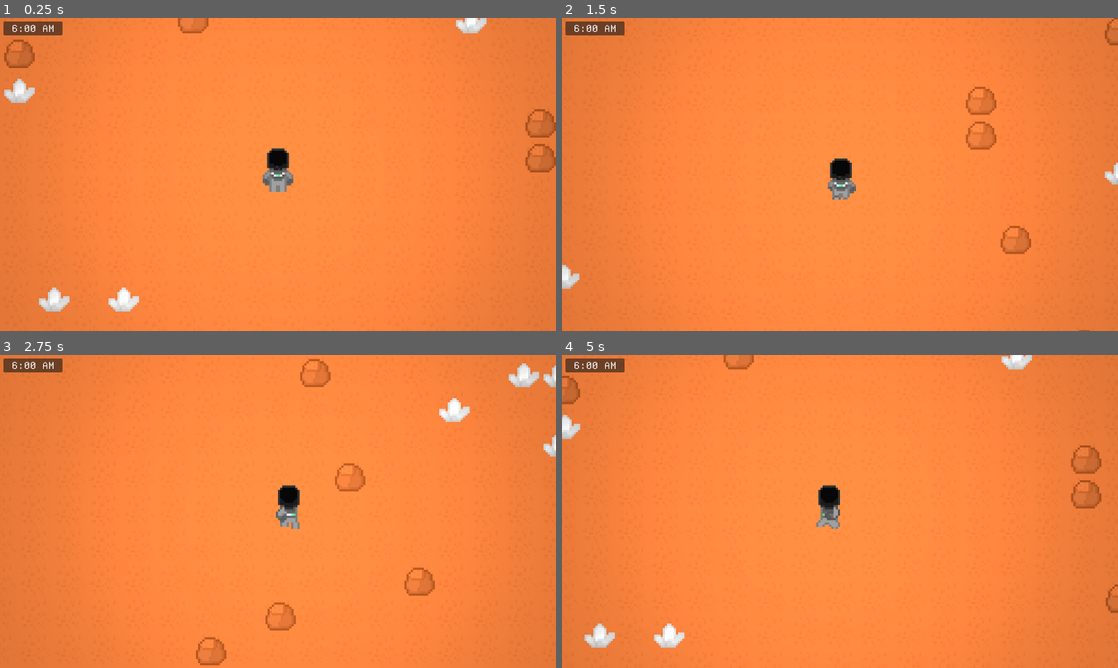
Above: before the commit, frames 1-4 (two rows, left to right).
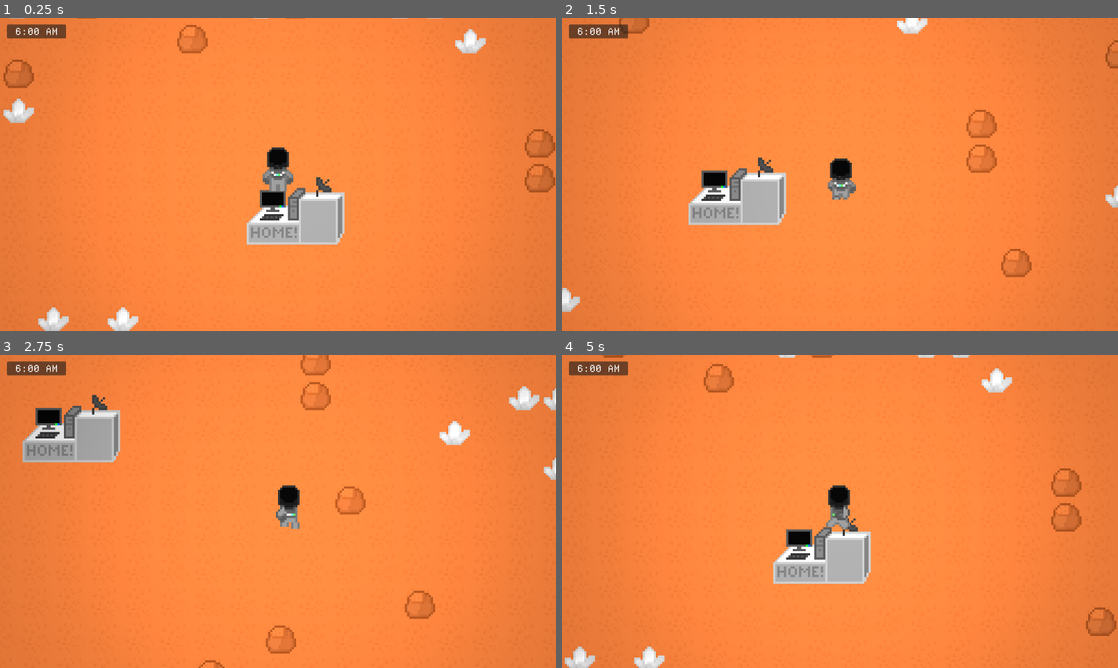
Above: after the commit, the same moments.

Repository: minotaa/coloma-co
Game: Godot game, scene res://scenes/map.tscn
The game is run twice, just before and just after one commit, with the same random seed, the same clock (stepped at 60 frames per second) and the same inputs.
Inputs (mouse positions are in pixels of both pictures, inside the frame that each line leads up to):
- Up to frame 1 (0.25 s): no input
- Up to frame 2 (1.5 s): move the mouse to (962, 158) at 0.52 s; press the mouse at (962, 158) at 0.53 s; hold D (right) 0.53-1.28 s; move the mouse to (728, 190) at 1.27 s; release the mouse at (728, 190) at 1.28 s; hold Down (down) from 1.28 s (still down); click (728, 190) at 1.35 s
- Up to frame 3 (2.75 s): move the mouse to (333, 442) at 2.02 s; release Down (down) at 2.03 s; press the mouse at (333, 442) at 2.03 s; hold D (right) from 2.03 s (still down)
- Up to frame 4 (5 s): move the mouse to (812, 574) at 2.77 s; release D (right) at 2.78 s; release the mouse at (812, 574) at 2.78 s; hold Up (up) 2.78-3.53 s; click (812, 574) at 2.85 s; move the mouse to (1006, 558) at 3.52 s; press the mouse at (1006, 558) at 3.53 s; hold Left (left) from 3.53 s (still down); move the mouse to (673, 464) at 4.27 s; release the mouse at (673, 464) at 4.28 s; click (673, 464) at 4.35 s

The runs differ from the first frame. In frame 1, 7.1% of the frame differs, in the area x 0-100%, y 0-100%; in frame 2, 5.7%; in frame 3, 6.7%; in frame 4, 7.7%.

Commit message:
change keybind, add a temporary home base that spawns at origin, change some sounds

Diff:
--- a/project.godot
+++ b/project.godot
@@ -81,7 +81,7 @@
 }
 open_inventory={
 "deadzone": 0.2,
-"events": [Object(InputEventKey,"resource_local_to_scene":fa …(140 unchanged characters)… d":false,"keycode":0,"physical_keycode":69,"key_label":0,"unicode":101,"location":0,"echo":false,"script":null)
+"events": [Object(InputEventKey,"resource_local_to_scene":fa …(140 unchanged characters)… d":false,"keycode":0,"physical_keycode":4194306,"key_label":0,"unicode":0,"location":0,"echo":false,"script":null)
 ]
 }
 
--- a/scenes/map.tscn
+++ b/scenes/map.tscn
@@ -1,8 +1,9 @@
-[gd_scene load_steps=9 format=4 uid="uid://dfydxhpofisbq"]
+[gd_scene load_steps=11 format=4 uid="uid://dfydxhpofisbq"]
 
 [ext_resource type="Script" uid="uid://b7yd3o6t1kpi" path="res://scripts/game.gd" id="1_gldc4"]
 [ext_resource type="Texture2D" uid="uid://b602snonljd6m" path="res://assets/sprites/tiles.png" id="1_wya76"]
 [ext_resource type="PackedScene" uid="uid://bma6r3uqptx6d" path="res://scenes/player.tscn" id="2_swvo3"]
+[ext_resource type="Texture2D" uid="uid://dnbjtqxc85agm" path="res://assets/sprites/home.png" id="3_0cso3"]
 
 [sub_resource type="TileSetAtlasSource" id="TileSetAtlasSource_caxrt"]
 texture = ExtResource("1_wya76")
@@ -28,6 +29,14 @@
 2:0/0/custom_data_1 = 1
 2:0/0/custom_data_2 = 5.0
 
+[sub_resource type="TileSetAtlasSource" id="TileSetAtlasSource_2klcf"]
+texture = ExtResource("3_0cso3")
+0:0/size_in_atlas = Vector2i(3, 2)
+0:0/0 = 0
+0:0/0/physics_layer_0/polygon_0/points = PackedVector2Array(-17.2664, -9.89223, -5.2159, -10.0721, -2.23356, -8, 0.203051, -11.0155, 4.26407, -10.8125, 4.56865, -9.08654, 22.1326, -8.98501, 21.828, 9.69569, 19.2449, 12.2304, -22.8421, 12.5901, -22.7417, 5.27933, -15.7365, -1.82746, -16.9067, -2.1583)
+0:0/0/custom_data_1 = -1
+0:0/0/custom_data_2 = 9999.0
+
 [sub_resource type="TileSet" id="TileSet_vt6tk"]
 occlusion_layer_0/light_mask = 1
 physics_layer_0/collision_layer = 9
@@ -39,6 +48,7 @@
 custom_data_layer_2/name = "hardness"
 custom_data_layer_2/type = 3
 sources/0 = SubResource("TileSetAtlasSource_q3y61")
+sources/1 = SubResource("TileSetAtlasSource_2klcf")
 
 [node name="Game" type="Node2D"]
 texture_filter = 1
@@ -55,6 +65,7 @@
 [node name="Tiles" type="TileMapLayer" parent="."]
 z_index = -1
 position = Vector2(1, 0)
+tile_map_data = PackedByteArray("AAAAAP//AgAAAAAAAAA=")
 tile_set = SubResource("TileSet_vt6tk")
 
 [node name="Player" parent="." instance=ExtResource("2_swvo3")]
--- a/scenes/player.tscn
+++ b/scenes/player.tscn
@@ -439,10 +439,10 @@
 
 [node name="Time" type="Control" parent="UI/Main"]
 anchors_preset = 0
-offset_left = 8.0
-offset_top = 8.0
-offset_right = 144.0
-offset_bottom = 40.0
+offset_left = 16.0
+offset_top = 15.0
+offset_right = 152.0
+offset_bottom = 47.0
 
 [node name="Panel" type="Panel" parent="UI/Main/Time"]
 layout_mode = 1
--- a/scripts/game.gd
+++ b/scripts/game.gd
@@ -101,3 +101,4 @@
 				if pos.distance_to(Vector2i.ZERO) > safe_radius:
 					var tile_index := tiles[rng.randi() % tiles.size()]
 					place_tile(pos, tile_index)
+	tile_layer.set_cell(Vector2(0, 0), 1, Vector2(0, 0))
--- a/scripts/item_entity.gd
+++ b/scripts/item_entity.gd
@@ -64,7 +64,7 @@
 			queue_free()
 		else:
 			body.get_node("AudioStreamPlayer2D").volume_db = 5.0
-			body.get_node("AudioStreamPlayer2D").stream = load("res://assets/sounds/error.wav")
+			body.get_node("AudioStreamPlayer2D").stream = load("res://assets/sounds/deny.wav")
 			body.get_node("AudioStreamPlayer2D").play()
 			Toast.add("Your inventory is full.")
 			var direction = (global_position - body.global_position).normalized()
--- a/scripts/player.gd
+++ b/scripts/player.gd
@@ -54,7 +54,7 @@
 	play_animation("idle_" + last_direction)
 
 func update_inventory() -> void:
-	$UI/Main/Inventory/Label.text = "Inventory (" + str(bag.total_size()) + "/" + str(bag.get_max_capacity()) + ")"
+	$UI/Main/Inventory/Label.text = "Bag (" + str(bag.total_size()) + "/" + str(bag.get_max_capacity()) + ")"
 	for children in $UI/Main/Inventory/ScrollContainer/VBoxContainer.get_children():
 		children.queue_free()
 	for item_stack in bag.list:
@@ -140,7 +140,7 @@
 	var mouse_pos = tilemap.local_to_map(tilemap.get_local_mouse_position())
 	var tile_data = tilemap.get_cell_tile_data(mouse_pos)
 
-	if tile_data and not nearby_tiles.has(mouse_pos) and Input.is_action_just_pressed("mine"):
+	if tile_data and tile_data.get_custom_data("mineable") == true and not nearby_tiles.has(mouse_pos) and Input.is_action_just_pressed("mine"):
 		Toast.add("Too far away.")
 
 	# ✅ Restart mining if still holding button and over a new valid tile
@@ -207,6 +207,9 @@
 		breaking_particles = null
 
 func mine_tile(tile_coords: Vector2i):
+	$AudioStreamPlayer2D.volume_db = 0.0
+	$AudioStreamPlayer2D.stream = load("res://assets/sounds/break.wav")
+	$AudioStreamPlayer2D.play()
 	var tile_data = tilemap.get_cell_tile_data(tile_coords)
 	if tile_data:
 		var tile_id = tile_data.get_custom_data("tile_id")
Not shown, added: assets/sounds/break.wav.import
Not shown, added: assets/sounds/deny.wav.import
Binary file added: assets/sprites/home.png
Not shown, added: assets/sprites/home.png.import
Not shown, added: assets/sounds/break.wav
Not shown, added: assets/sounds/deny.wav
